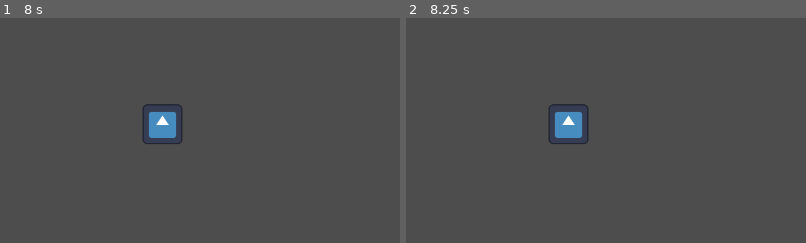
Above: before the commit, frames 1-2 (left to right).
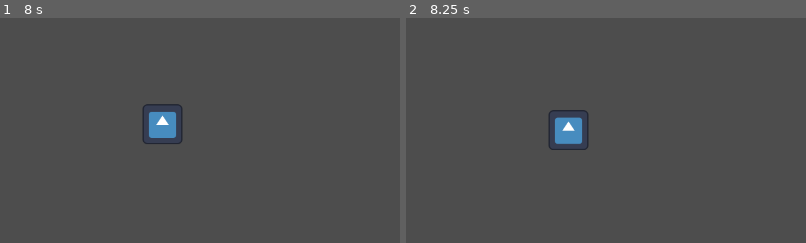
Above: after the commit, the same moments.

Repository: taiseicee/Silken
Game: Godot game, scene res://scenes/levels/level_test.tscn
Same seed, same stepped clock (60 frames per second), same inputs: the game is played once before the commit and once after it. The engine's default icon, where the game draws it, is replaced by a stand-in: a white triangle on a blue panel in a dark square.
Inputs:
- Up to frame 1 (8 s): tap Enter at 0.5, 2, 3.5 s; hold D 0.53-2.03 s; tap 1 at 0.6 s; tap W at 0.77, 1.52, 3.02, 3.77, 4.52, 6.02, 6.77, 7.52 s; tap Space at 1.25, 2.75, 4.25 s; tap 2 at 1.35 s; hold A 2.03-4.28 s; tap 3 at 2.1 s; tap 4 at 2.85 s; tap 5 at 3.6 s; hold D from 4.28 s (still down); tap 6 at 4.35 s; tap 7 at 5.1 s; tap 8 at 5.85 s; tap 9 at 6.6 s; tap 0 at 7.35 s
- Up to frame 2 (8.25 s): release D at 8.03 s; hold A from 8.03 s (still down); tap Q at 8.1 s
The pictures show only the part of the screen within x 0-50%, y 0-50%; the shares and areas given below are measured in that part.

Frame 1 is identical in both runs. In frame 2, 0.7% of the frame differs, in the area x 35-46%, y 38-59%.

Commit message:
Added Predictive Web

Diff:
--- a/scenes/levels/level.gd
+++ b/scenes/levels/level.gd
@@ -3,8 +3,11 @@
 @onready var player: RigidBody2D = $player
 @onready var web: Web = $web
 
+func _on_player_spawn_web(pivot_point: Vector2):
+	web.shoot_web(player, pivot_point)
+
+func _on_player_swinging(pivot_point: Vector2, web_length: float):
+	web.connect_to_body(player, pivot_point, web_length)
+
 func _on_player_dismiss_web():
 	web.disconnect_from_body()
-
-func _on_player_spawn_web(pivot_point: Vector2, web_length: float):
-	web.connect_to_body(player, pivot_point, web_length)
--- a/scenes/levels/level_test.tscn
+++ b/scenes/levels/level_test.tscn
@@ -14,3 +14,4 @@
 
 [connection signal="dismiss_web" from="player" to="." method="_on_player_dismiss_web"]
 [connection signal="spawn_web" from="player" to="." method="_on_player_spawn_web"]
+[connection signal="swinging" from="player" to="." method="_on_player_swinging"]
--- a/src/player/movement_comp.gd
+++ b/src/player/movement_comp.gd
@@ -10,6 +10,7 @@
 
 var web_direction: Vector2
 var web_length: float
+var pivot_point: Vector2
 @export var web_length_multiplier = 30
 @export var mass: float = 1
 
@@ -24,9 +25,11 @@
 
 	web_length = input_vector.length()
 	web_direction = input_vector.normalized()
+	pivot_point = character.global_position + web_length * web_direction
+	character.spawn_web.emit(pivot_point)
 
 func swing():
-	character.spawn_web.emit(character.global_position + web_length * web_direction, web_length)
+	character.swinging.emit(pivot_point, web_length)
 	character.gravity_scale = 1
 
 func is_on_floor() -> bool:
--- a/src/player/player.gd
+++ b/src/player/player.gd
@@ -8,6 +8,7 @@
 var can_swing: bool = false
 
 signal spawn_web
+signal swinging
 signal dismiss_web
 
 func _ready():
--- a/src/player/states/web/web_shoot.gd
+++ b/src/player/states/web/web_shoot.gd
@@ -11,13 +11,15 @@
 		return
 	if Input.is_key_pressed(movement_comp.first_key) && not Input.is_key_pressed(movement_comp.second_key):
 		character.can_swing = false
-		movement_comp.first_key = movement_comp.second_key
 		movement_comp.second_key = null
 		state_transition.emit(self, "web_aim")
+		character.dismiss_web.emit()
 		return
 	if not Input.is_key_pressed(movement_comp.first_key) && Input.is_key_pressed(movement_comp.second_key):
+		# TODO: Make it so the second key becomes the first?
 		character.can_swing = true
 		return
 	if not Input.is_key_pressed(movement_comp.first_key) && not Input.is_key_pressed(movement_comp.second_key):
 		character.can_swing = false
 		state_transition.emit(self, "web_idle")
+		character.dismiss_web.emit()
--- a/src/player/web.gd
+++ b/src/player/web.gd
@@ -3,22 +3,26 @@
 
 @onready var web_spring: DampedSpringJoint2D = $web_spring
 @onready var web_line: Line2D = $web_line
-var body
+var from_body
 
 func _process(delta):
 	web_line.points = []
-	if body:
+	if from_body:
 		web_line.add_point(Vector2.ZERO)
-		web_line.add_point(body.global_position - global_position)
+		web_line.add_point(from_body.global_position - global_position)
+
+func shoot_web(body: PhysicsBody2D, pivot_point: Vector2):
+	from_body = body
+	global_position = pivot_point
 
 func connect_to_body(body: PhysicsBody2D, pivot_point: Vector2, web_length: float):
-	self.body = body
+	from_body = body
 	global_position = pivot_point
-	web_spring.rotation = pivot_point.angle_to_point(body.position) - PI/2
+	web_spring.rotation = pivot_point.angle_to_point(body.global_position) - PI/2
 	web_spring.length = web_length
 	web_spring.rest_length = 1
 	web_spring.node_b = body.get_path()
 
 func disconnect_from_body():
 	web_spring.node_b = get_path()
-	body = null
+	from_body = null
